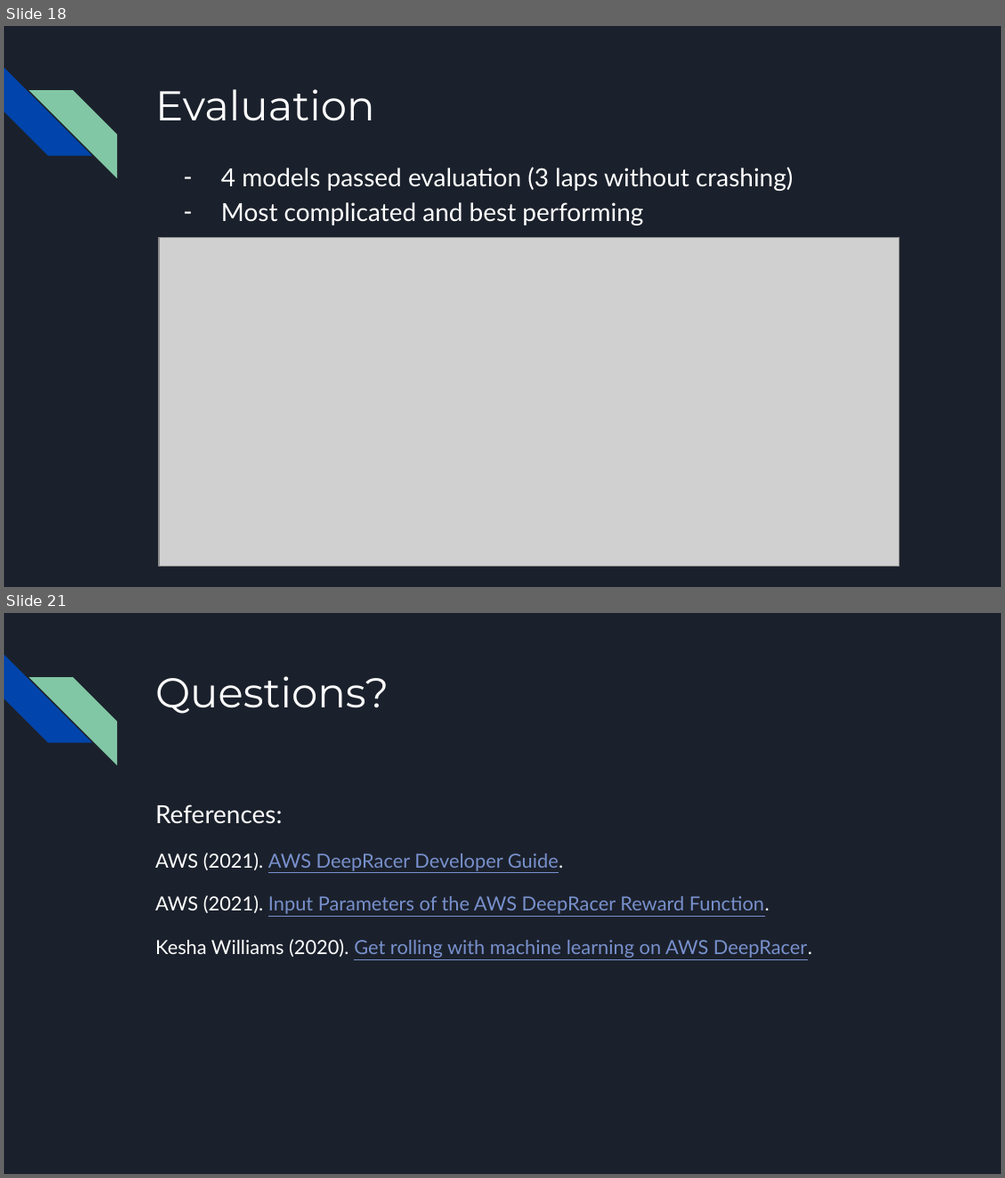
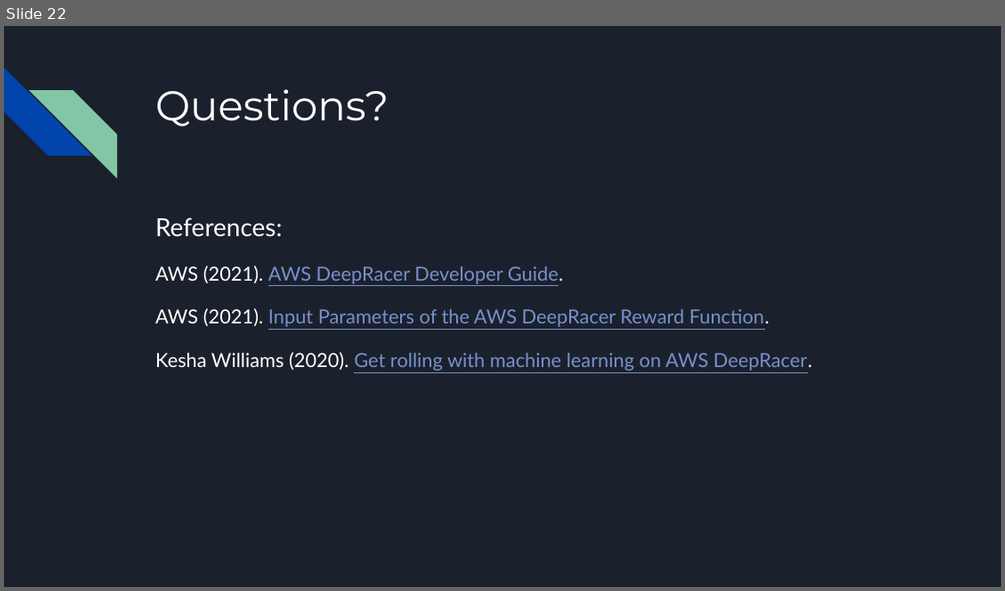
Before and after one commit to JasonCaldwellMBA/AWS_DeepRacer-Object_Avoidance, a slide deck: AWS DeepRacer Presentation.pptx. Shown one above the other, each under a label of ours: slides 18 and 21 before the commit, slide 22 after it; the slides between them are not shown. The pictures are 1005x1178 and 1005x591 pixels, drawn with LibreOffice and Linux fonts; fonts in the diff are those of the drawing; grey boxes stand for pictures. Boxes give left, top, right and bottom in pixels: in the first picture for what was removed or moved away, otherwise in the second. Text is boxed around its words. In the diff, an @@ line names an element or a change of style, - is before the commit and + after.

```diff
--- a/AWS DeepRacer Presentation.pptx
+++ b/AWS DeepRacer Presentation.pptx
@@ slide 18 removed at <box>4,26,1001,587</box>, background #1B212C; not listed: 2 template elements that a slide beside it also shows @@
@@ title removed at <box>155,89,375,121</box> @@
-Evaluation
@@ text removed at <box>221,167,793,225</box> @@
-– 4 models passed evaluation (3 laps without crashing)
-– Most complicated and best performing
@@ picture removed at <box>159,237,899,566</box> @@
@@ what was slide 21 is now slide 22 @@
```
Also in this commit, not shown: 11 slides changed, 3 slides added, 1 other slide removed, 1 other file.
